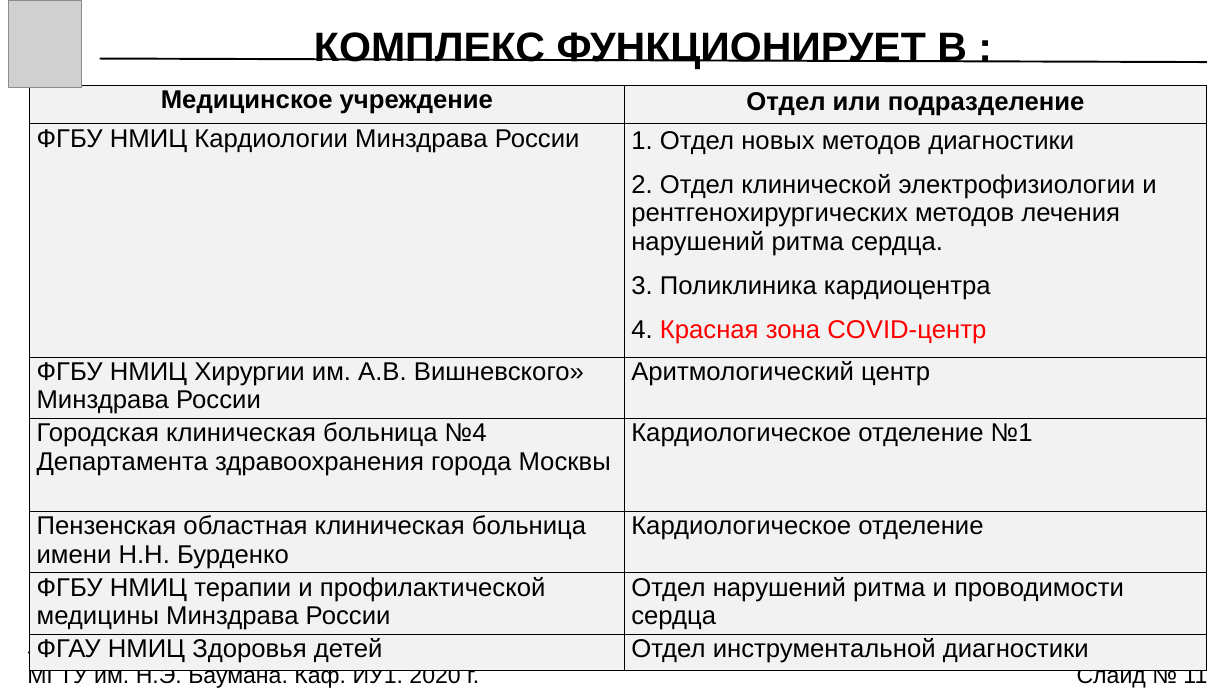
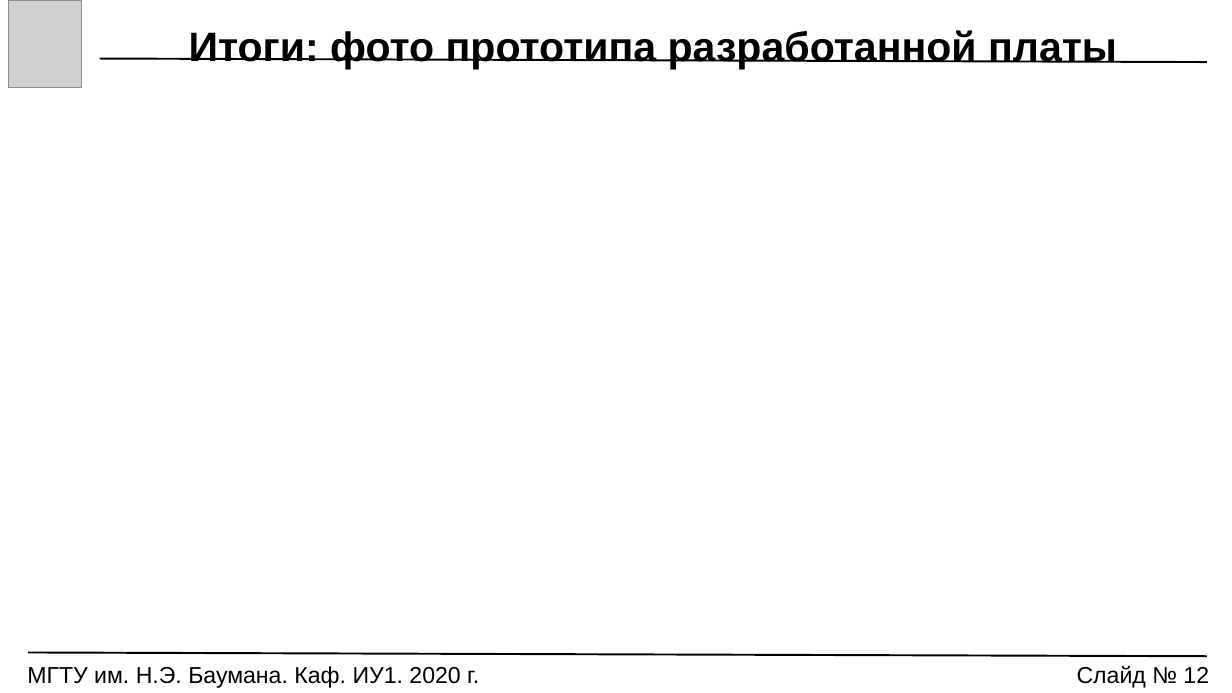
Before and after one commit to Markus85666/Graduation-Qualification-Work, a slide deck: slide 12 of РЕЧЬ_ПРЕЗЕНТАЦИЯ/VKR_Prezentatsia.pptx. Drawn at 1232x693 pixels with LibreOffice and Linux fonts; fonts in the diff are those of the drawing; grey boxes stand for pictures. Boxes give left, top, right and bottom in pixels: in the first picture for what was removed or moved away, otherwise in the second. Text is boxed around its words. In the diff, an @@ line names an element or a change of style, - is before the commit and + after.

```diff
--- a/РЕЧЬ_ПРЕЗЕНТАЦИЯ/VKR_Prezentatsia.pptx
+++ b/РЕЧЬ_ПРЕЗЕНТАЦИЯ/VKR_Prezentatsia.pptx
@@ text at (189, 30, 1117, 69): text changed @@
-КОМПЛЕКС ФУНКЦИОНИРУЕТ В :
+Итоги: фото прототипа разработанной платы
@@ table removed at (30, 85, 1207, 667), 7 rows, 2 columns @@
-Медицинское учреждение | Отдел или подразделение
-ФГБУ НМИЦ Кардиологии Минздрава России | 1. Отдел новых методов диагностики / 2. Отдел клинической электрофизиологии и рентгенохирургических методов лечения нарушений ритма сердца. / 3. Поликлиника кардиоцентра / 4. Красная зона COVID-центр
-ФГБУ НМИЦ Хирургии им. А.В. Вишневского» Минздрава России | Аритмологический центр
-Городская клиническая больница №4 Департамента здравоохранения города Москвы | Кардиологическое отделение №1
-Пензенская областная клиническая больница имени Н.Н. Бурденко | Кардиологическое отделение
-ФГБУ НМИЦ терапии и профилактической медицины Минздрава России | Отдел нарушений ритма и проводимости сердца
-ФГАУ НМИЦ Здоровья детей | Отдел инструментальной диагностики
@@ text at (1077, 666, 1209, 688): text changed @@
-Слайд № 11
+Слайд № 12
```
Also in this commit, not shown: 7 other slides changed, 1 slide added, 1 slide removed, 8 other files.
